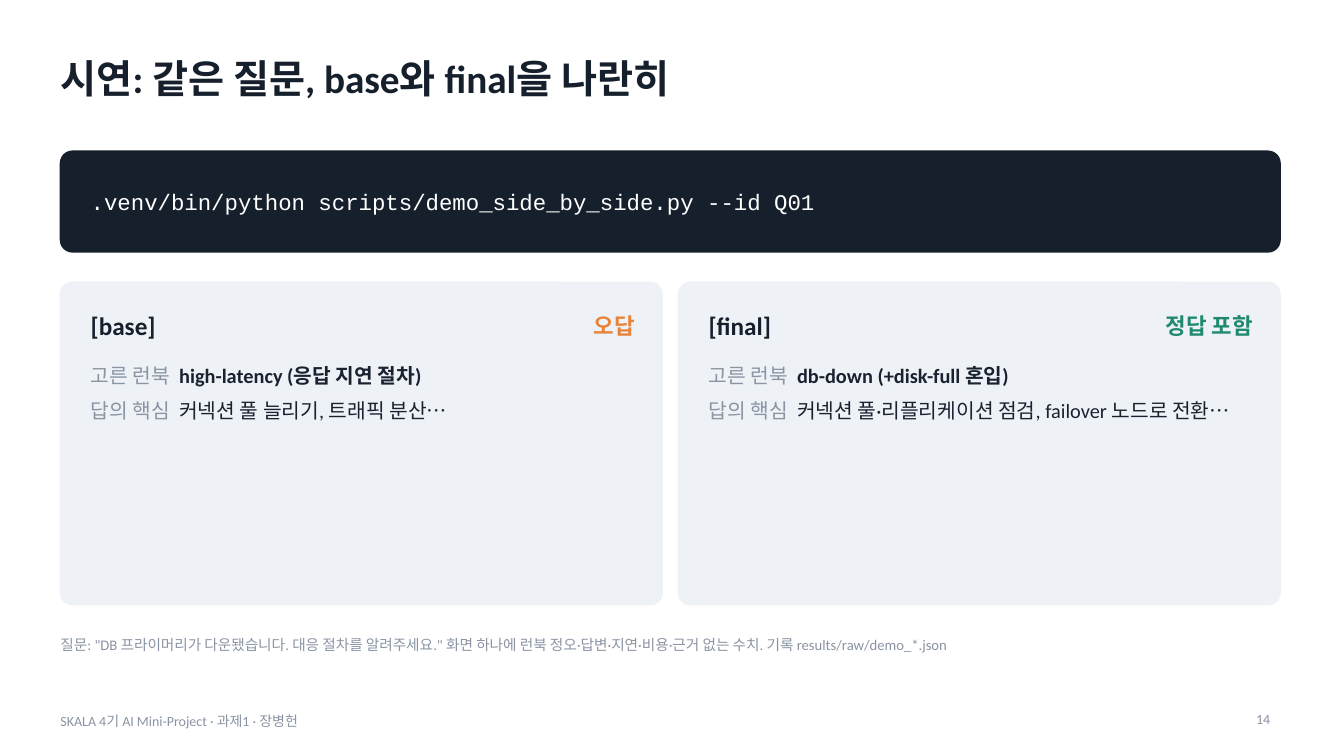
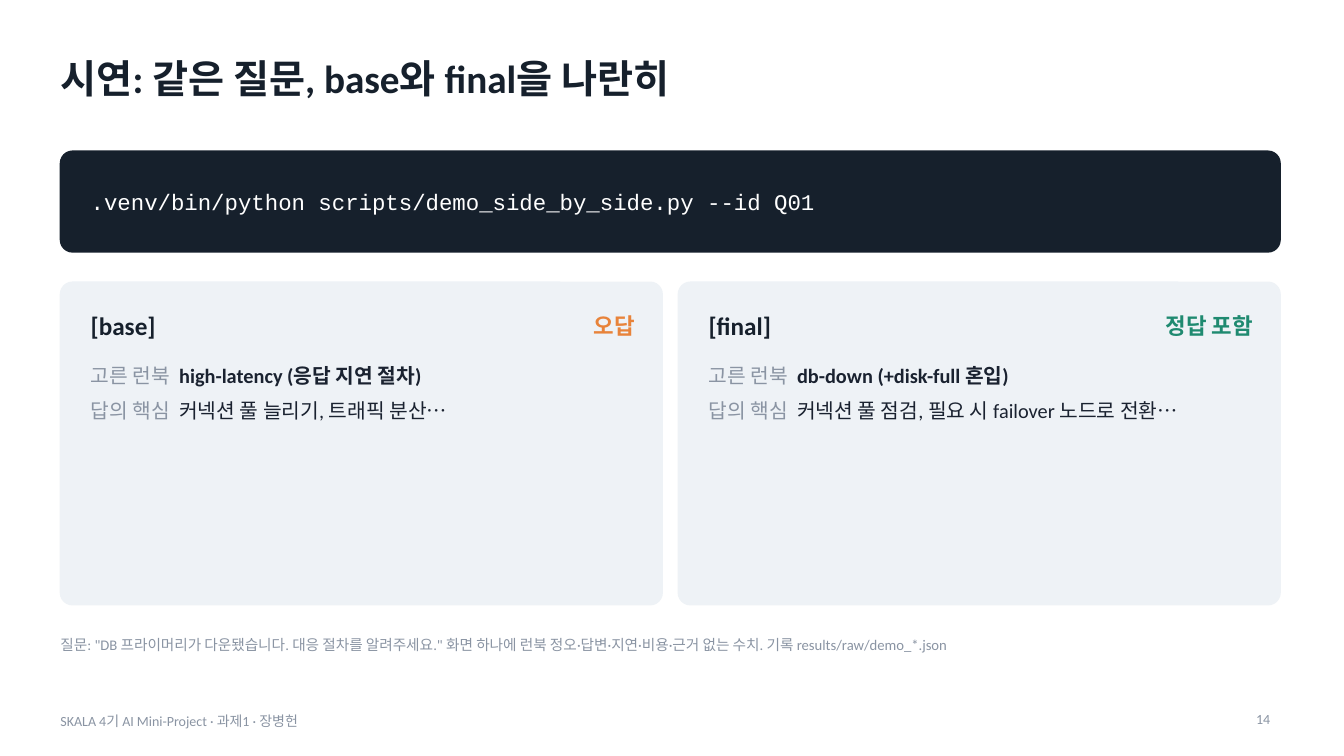
Before and after one commit to jang961111-hash/incident-agent-ablation, a slide deck: slide 14 of deck/incident-agent-ablation.pptx. Drawn at 1344x756 pixels with LibreOffice and Linux fonts; fonts in the diff are those of the drawing. Boxes give left, top, right and bottom in pixels: in the first picture for what was removed or moved away, otherwise in the second. Text is boxed around its words. In the diff, an @@ line names an element or a change of style, - is before the commit and + after.

```diff
--- a/deck/incident-agent-ablation.pptx
+++ b/deck/incident-agent-ablation.pptx
@@ text at <box>709,401,1178,421</box>: text changed @@
-답의 핵심 커넥션 풀·리플리케이션 점검, failover 노드로 전환…
+답의 핵심 커넥션 풀 점검, 필요 시 failover 노드로 전환…
```
Also in this commit, not shown: 3 other files.
